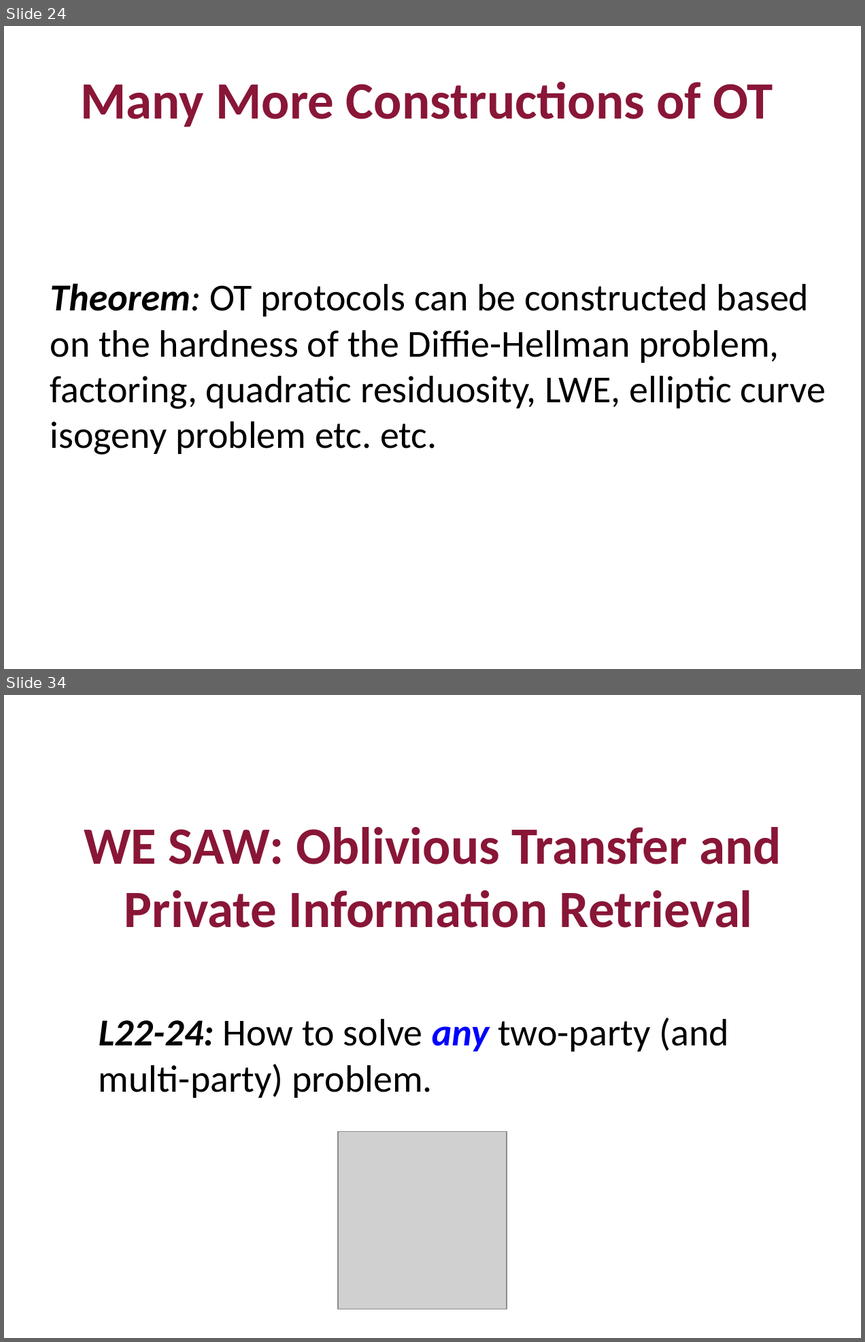
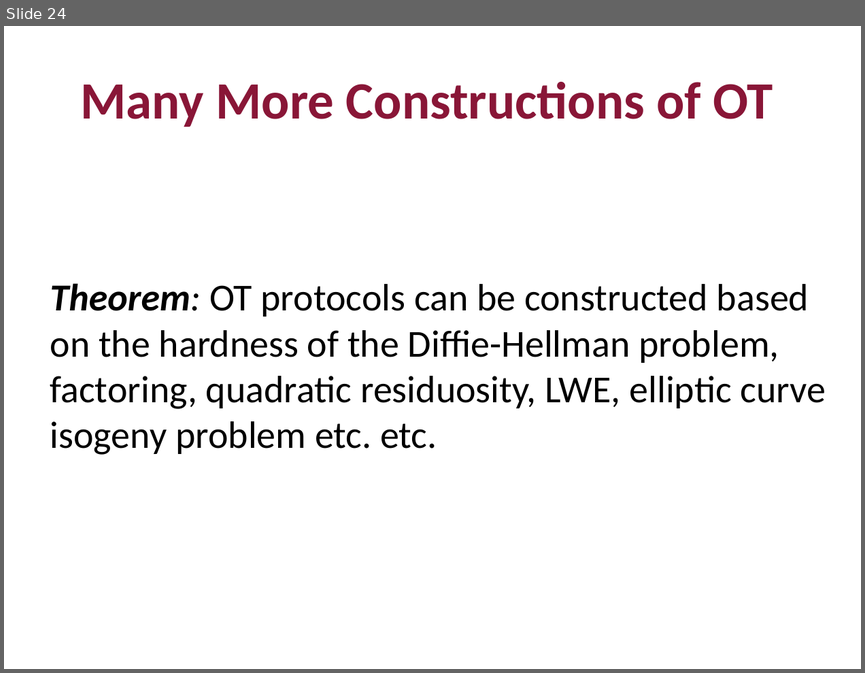
Before and after one commit to mit6875/mit6875.github.io, a slide deck: FA22SLIDES/lec21.pptx. Shown one above the other, each under a label of ours: slides 24 and 34 before the commit, slide 24 after it; the slides between them are not shown. The pictures are 865x1342 and 865x673 pixels, drawn with LibreOffice and Linux fonts; fonts in the diff are those of the drawing; grey boxes stand for pictures. Boxes give left, top, right and bottom in pixels: in the first picture for what was removed or moved away, otherwise in the second. Text is boxed around its words. In the diff, an @@ line names an element or a change of style, - is before the commit and + after.

```diff
--- a/FA22SLIDES/lec21.pptx
+++ b/FA22SLIDES/lec21.pptx
@@ slide 34 removed at (4, 695, 861, 1338), background #FFFFFF @@
@@ title removed at (84, 827, 781, 928) @@
-WE SAW: Oblivious Transfer and
-Private Information Retrieval
@@ text removed at (99, 1017, 729, 1098) @@
-L22-24: How to solve any two-party (and multi-party) problem.
@@ picture removed at (338, 1131, 507, 1308) @@
```
Also in this commit, not shown: 1 slide changed, 14 slides added, 9 other slides removed, 1 other file.
